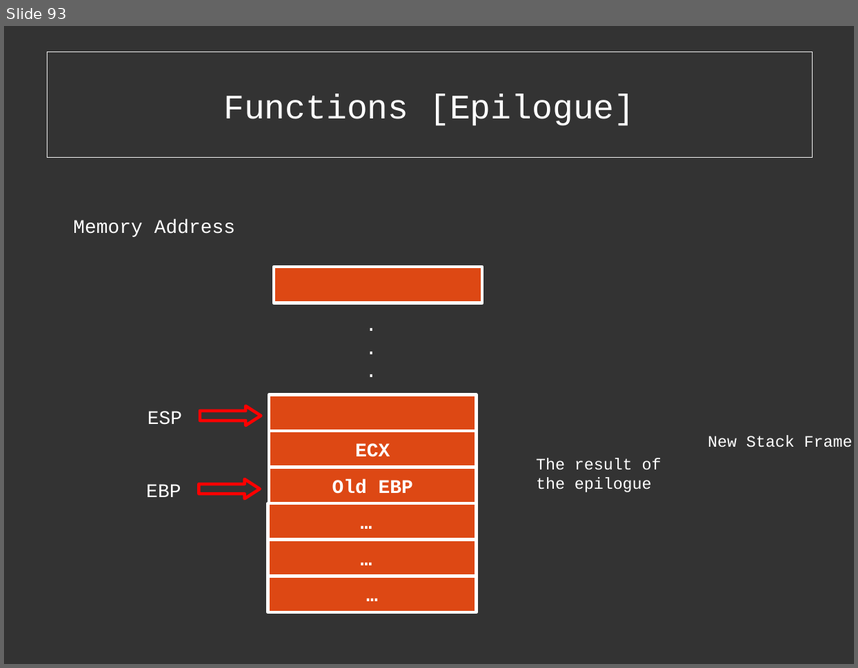
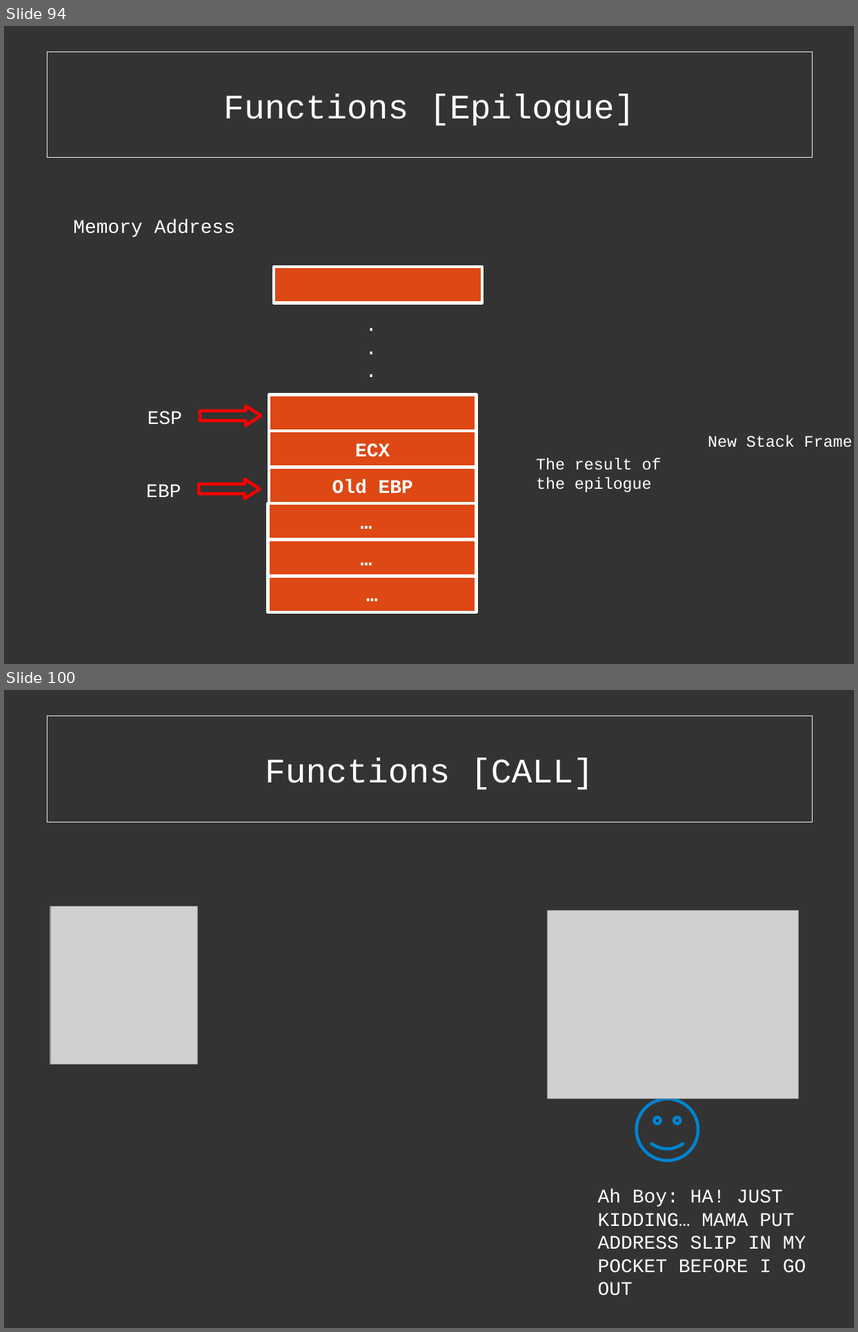
Before and after one commit to cExplr/Reversing_Basics, a slide deck: reversingBasics.odp. Shown one above the other, each under a label of ours: slide 93 before the commit, slides 94 and 100 after it; the slides between them are not shown. The pictures are 858x668 and 858x1332 pixels, drawn with LibreOffice and Linux fonts; fonts in the diff are those of the drawing; grey boxes stand for pictures. Boxes give left, top, right and bottom in pixels: in the first picture for what was removed or moved away, otherwise in the second. Text is boxed around its words. In the diff, an @@ line names an element or a change of style, - is before the commit and + after.

```diff
--- a/reversingBasics.odp
+++ b/reversingBasics.odp
@@ slide 100 added at (x1=4, y1=690, x2=854, y2=1328), background #333333 @@
@@ rectangle added at (x1=47, y1=716, x2=813, y2=822), fill #333333 at 40% opacity, outline #EEEEEE 0 pt, 32 pt, text #FFFFFF @@
+Functions [CALL]
@@ picture added at (x1=50, y1=906, x2=198, y2=1064) @@
@@ picture added at (x1=548, y1=911, x2=799, y2=1099) @@
@@ smiley face added at (x1=637, y1=1099, x2=698, y2=1161), outline #0084D1 2.89 pt @@
@@ text added at (x1=598, y1=1189, x2=806, y2=1296), 18 pt, text #FFFFFF @@
+Ah Boy: HA! JUST KIDDING… MAMA PUT ADDRESS SLIP IN MY POCKET BEFORE I GO OUT
@@ what was slide 93 is now slide 94 @@
```
Also in this commit, not shown: 3 slides changed, 25 other slides added, 1 slide removed, 7 other files.
